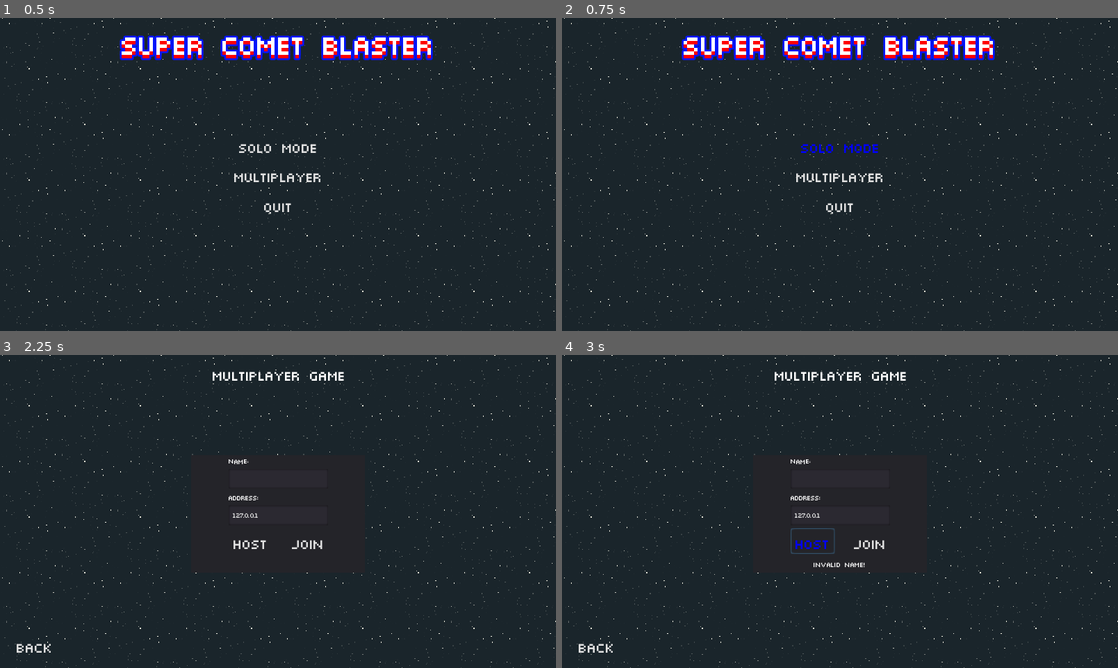
Above: before the commit, frames 1-4 (two rows, left to right).
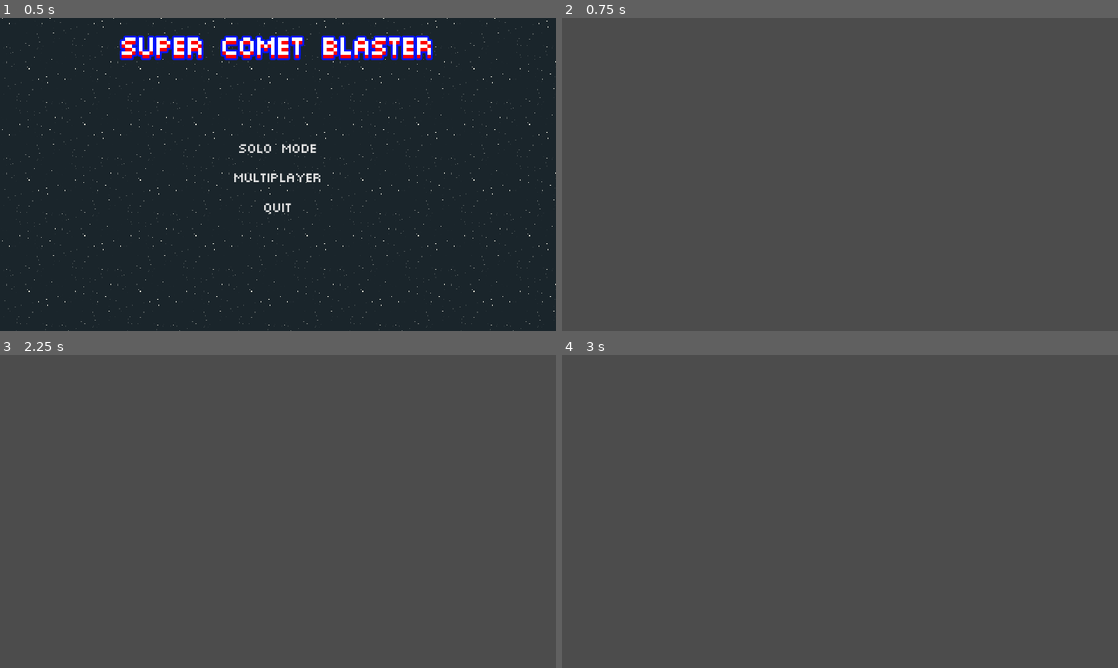
Above: after the commit, the same moments.

Repository: zachtyll/SuperCometBlaster
Game: Godot game, scene res://Main Menu/Main Menu.tscn
Two runs of this game, one before a commit and one after it. Both use one fixed random seed, a clock stepped at 60 frames per second and the inputs below. The engine's default icon, where the game draws it, is replaced by a stand-in: a white triangle on a blue panel in a dark square.
Inputs (mouse positions are in pixels of both pictures, inside the frame that each line leads up to):
- Up to frame 1 (0.5 s): no input
- Up to frame 2 (0.75 s): click "Solo Mode" at 0.5 s
- Up to frame 3 (2.25 s): click (278, 483) at 1.25 s, where only the run before the commit has a clickable "Solo Mode"; click (278, 511) at 2 s, where only the run before the commit has a clickable "Multiplayer"
- Up to frame 4 (3 s): click (812, 539) at 2.75 s, where only the run before the commit has a clickable "Host"

Frame 1 is identical in both runs. In frame 2, 100% of the frame differs, in the area x 0-100%, y 0-100%; in frame 3, 100%; in frame 4, 100%.
Error before the commit: Parse Error: The assigned value doesn't have a set type; the variable type can't be inferred. (res://Gamestate/Gamestate.gd:294)
Error after the commit: Assertion failed. (res://Gamestate/Gamestate.gd:200)

Commit message:
Fixing fatal state mismatch

Diff:
--- a/Gamestate/Gamestate.gd
+++ b/Gamestate/Gamestate.gd
@@ -38,12 +38,11 @@
 signal game_error(what)
 
 # Callback from SceneTree.
-func _player_connected(id : int):
+func _on_network_peer_connected(id : int):
 	# Registration of a client beings here, tell the connected player that we are here.
 	rpc_id(id, "register_player", player_name)
 	# Just for good measure...
-	if get_tree().is_network_server():
-		SyncManager.add_peer(id)
+	SyncManager.add_peer(id)
 
 
 # Callback from SceneTree.
@@ -282,13 +281,40 @@
 		rset("puppet_networked_object_name_index", networked_object_name_index)
 
 
+func _on_SyncManager_sync_started() -> void:
+	print("SYNC STARTED")
+
+
+func _on_SyncManager_sync_stopped() -> void:
+	print("SYNC STOPPED")
+
+
+
+func _on_SyncManager_sync_regained() -> void:
+	print("SYNC REGAINED")
+
+
+func _on_SyncManager_sync_lost() -> void:
+	print("SYNC LOST")
+
+
+func _on_SyncManager_sync_error(msg: String) -> void:
+	print("Fatal sync error: %s" % msg)
+	rpc("leave_game")
+
+
 func _ready():
-	var _error_network_peer_connected := get_tree().connect("network_peer_connected", self, "_player_connected")
+	# ENet
+	var _error_network_peer_connected := get_tree().connect("network_peer_connected", self, "_on_network_peer_connected")
 	var _error_network_peer_disconnected := get_tree().connect("network_peer_disconnected", self,"_player_disconnected")
 	var _error_connected_to_server := get_tree().connect("connected_to_server", self, "_connected_ok")
 	var _error_connection_failed := get_tree().connect("connection_failed", self, "_connected_fail")
 	var _error_server_disconnected := get_tree().connect("server_disconnected", self, "_server_disconnected")
 #	var _error_node_added = get_tree().connect("node_added", self, "_node_added")
 #	var _error_node_removed = get_tree().connect("node_removed", self, "_node_removed")
-
-	var _error_sync_started := SyncManager.connect("sync_started", self, "_on_SyncManager_sync_started")
+	# SyncManager
+	var _error_sync_started = SyncManager.connect("sync_started", self, "_on_SyncManager_sync_started")
+	var _error_sync_stopped = SyncManager.connect("sync_stopped", self, "_on_SyncManager_sync_stopped")
+	var _error_sync_lost = SyncManager.connect("sync_lost", self, "_on_SyncManager_sync_lost")
+	var _error_sync_regained = SyncManager.connect("sync_regained", self, "_on_SyncManager_sync_regained")
+	var _error_sync_error = SyncManager.connect("sync_error", self, "_on_SyncManager_sync_error")
--- a/Player/PlayerController.tscn
+++ b/Player/PlayerController.tscn
@@ -5,15 +5,15 @@
 [ext_resource path="res://Player/Spaceship.tscn" type="PackedScene" id=3]
 [ext_resource path="res://Sprites/BlueBullet.png" type="Texture" id=5]
 
-[node name="PlayerController" type="Node2D"]
+[node name="PlayerController" type="Node2D" groups=["network_sync"]]
 script = ExtResource( 2 )
 __meta__ = {
 "_edit_lock_": true
 }
 
-[node name="SpaceshipRigid" parent="." instance=ExtResource( 3 )]
+[node name="Spaceship" parent="." groups=["network_sync"] instance=ExtResource( 3 )]
 
-[node name="Label" type="Label" parent="SpaceshipRigid"]
+[node name="Label" type="Label" parent="Spaceship"]
 anchor_left = 0.5
 anchor_top = 1.0
 anchor_right = 0.5
@@ -24,9 +24,6 @@
 custom_fonts/font = ExtResource( 1 )
 text = "PLAYER 1"
 align = 1
-__meta__ = {
-"_edit_use_anchors_": false
-}
 
 [node name="Timer" type="Timer" parent="."]
 wait_time = 3.0
@@ -34,5 +31,6 @@
 
 [node name="sprite" type="Sprite" parent="."]
 texture = ExtResource( 5 )
-[connection signal="pawn_death" from="SpaceshipRigid" to="." method="_on_Spaceship_Rigid_pawn_death"]
+
+[connection signal="pawn_death" from="Spaceship" to="." method="_on_Spaceship_Rigid_pawn_death"]
 [connection signal="timeout" from="Timer" to="." method="_on_Timer_timeout"]
--- a/Player/Player_Controller.gd
+++ b/Player/Player_Controller.gd
@@ -1,27 +1,27 @@
 extends Node2D
 
-onready var pawn := $SpaceshipRigid
+onready var pawn := $Spaceship
 
 var player_name: String = "" setget set_player_name
 
 signal player_death
 
 # Input event handler.
-func _input(_ev: InputEvent) -> void:
-	if is_network_master() and is_instance_valid(pawn):
-		if Input.is_action_pressed("shoot"):
-			pawn.weapon.rpc_id(1, "fire_weapon")
-		var rotation_dir := Input.get_action_strength("ui_right") - Input.get_action_strength("ui_left")
-		var thrust_dir := -Input.get_action_strength("ui_up")
-		pawn.rpc_id(1, "call_steer", rotation_dir)
-		pawn.rpc_id(1, "call_thrust", thrust_dir)
-	else:
-		return
+#func _input(_ev: InputEvent) -> void:
+#	if is_network_master() and is_instance_valid(pawn):
+#		if Input.is_action_pressed("shoot"):
+#			pawn.weapon.rpc_id(1, "fire_weapon")
+#		var rotation_dir := Input.get_action_strength("ui_right") - Input.get_action_strength("ui_left")
+#		var thrust_dir := -Input.get_action_strength("ui_up")
+#		pawn.rpc_id(1, "call_steer", rotation_dir)
+#		pawn.rpc_id(1, "call_thrust", thrust_dir)
+#	else:
+#		return
 
 
 func set_player_name(new_name):
 	player_name = new_name
-	get_node("SpaceshipRigid/Label").set_text(player_name)
+	get_node("Spaceship/Label").set_text(player_name)
 
 
 func _on_update_level_begin(_value):
@@ -44,3 +44,18 @@
 	emit_signal("player_death", player_name)
 	set_process_input(false)
 	$Timer.start()
+
+
+func _get_local_input() -> Dictionary:
+
+	var input_vector = Input.get_vector("ui_left", "ui_right", "ui_up", "ui_down")
+
+	var input := {}
+	if not input_vector == Vector2.ZERO:
+		input["input_vector"] = input_vector
+
+
+	$Spaceship.thrust_dir = input_vector.y
+
+
+	return input
--- a/Player/Spaceship.gd
+++ b/Player/Spaceship.gd
@@ -64,26 +64,56 @@
 	tween.start()
 
 
-func _physics_process(delta) -> void:
-	if is_network_master() and is_instance_valid(self):
-		thrust = thrust.move_toward(
-			thrust_dir * Vector2(0, engine_thrust),
-			delta * ACCELERATION
-		)
+func _network_process(input: Dictionary) -> void:
 
-		rotation += rotation_dir / rotation_speed
+	rotation += input.get("input_vector", Vector2.ZERO).x / rotation_speed
 
-		velocity += thrust.rotated(rotation) * delta
 
-		global_position.x = wrapf(global_position.x, 0, screen_size.x)
-		global_position.y = wrapf(global_position.y, 0, screen_size.y)
+	thrust = thrust_dir * Vector2(0, 0.1)
 
-	elif not is_network_master() and is_instance_valid(self):
-		if puppet_position and puppet_rotation:
-			global_position = puppet_position
-			rotation = puppet_rotation
+#	thrust.move_toward(
+#		input.get("input_vector", Vector2.ZERO).y * Vector2(0, engine_thrust),
+#		engine_thrust, ACCELERATION)
+#	)
 
+	global_position.x = wrapf(global_position.x, 0, screen_size.x)
+	global_position.y = wrapf(global_position.y, 0, screen_size.y)
+
+	velocity += thrust.rotated(rotation)
 	velocity = move_and_slide(velocity)
+
+
+
+func _save_state() -> Dictionary:
+	return {
+		position = position,
+	}
+
+
+func _load_state(state: Dictionary) -> void:
+	position = state["position"]
+
+
+#func _physics_process(delta) -> void:
+#	if is_network_master() and is_instance_valid(self):
+#		thrust = thrust.move_toward(
+#			thrust_dir * Vector2(0, engine_thrust),
+#			delta * ACCELERATION
+#		)
+#
+#		rotation += rotation_dir / rotation_speed
+#
+#		velocity += thrust.rotated(rotation) * delta
+#
+#		global_position.x = wrapf(global_position.x, 0, screen_size.x)
+#		global_position.y = wrapf(global_position.y, 0, screen_size.y)
+#
+#	elif not is_network_master() and is_instance_valid(self):
+#		if puppet_position and puppet_rotation:
+#			global_position = puppet_position
+#			rotation = puppet_rotation
+#
+#	velocity = move_and_slide(velocity)
 
 
 func _on_Hurtbox_area_entered(area: Area2D) -> void:
@@ -142,7 +172,6 @@
 
 
 func _ready() -> void:
-	self.set_network_master(1)
 	if is_network_master() and is_instance_valid(self):
 		rset_unreliable("puppet_position", global_position)
 		rset_unreliable("puppet_rotation", rotation)
--- a/Player/Spaceship.tscn
+++ b/Player/Spaceship.tscn
@@ -69,7 +69,6 @@
 
 [node name="NetworkTickRate" type="Timer" parent="."]
 wait_time = 0.05
-autostart = true
 
 [node name="WeaponRegular" parent="." instance=ExtResource( 7 )]
 
--- a/Spawning/Spawn_Point_Comet.gd
+++ b/Spawning/Spawn_Point_Comet.gd
@@ -82,7 +82,7 @@
 # warning-ignore:narrowing_conversion
 		random_rotation = rng.randf_range(0, 360)
 		spawn_point.offset = rng.randi()
-		pre_spawn_comet(1)
+		pre_spawn_comet(0)
 
 
 func _ready():
